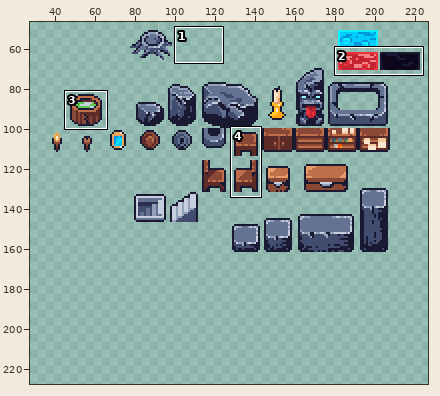
Two versions of one pixel-art file, core/assets/ase/props.ase. Above, an overview of the earlier version with the close-up marked.
Close-up. The starting point:
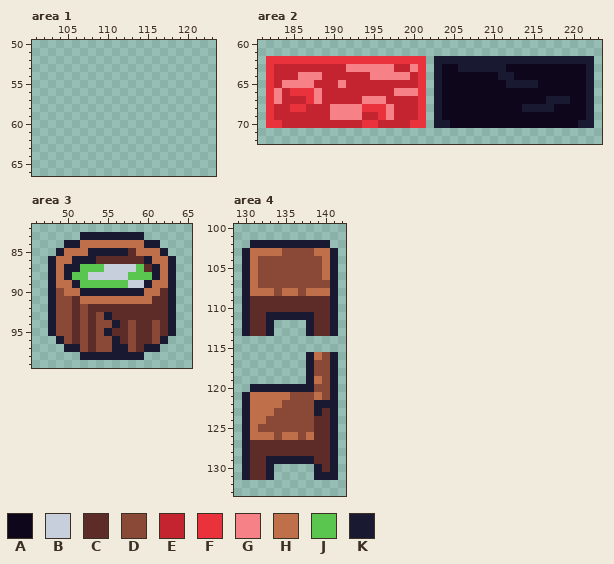
512x512 pixels, 1 frame. Shown: area 1: x 101..123, y 50..66; area 2: x 181..223, y 60..72; area 3: x 46..65, y 82..99; area 4: x 129..142, y 100..133. The old version is drawn lined up with the new one, on the new canvas. The wide view leaves out empty margins. The commit also changed other parts of the picture, which this record leaves out.
Palette (. is transparent): A #0e071b  B #c7cfdd  C #5d2c28  D #8a4836  E #c42430  F #ea323c  G #f68187  H #bf6f4a  J #5ac54f  K #1a1932
Pixels before, area 2, first column x 182:
62 FFFFFFFFFFFFFFFFFFFF.KKKKKKKKKKKKKKKKKKKK
63 FEEEEEEEEEGGGGGGEEGF.KAAKKKKKKAAAAAAAAAAK
64 FEEEGGGEEEEEEGGGGGEF.KAAAAAAAKKAAAAAAAAAK
65 FEGGGGEEEGEEEEEEEEEF.KAAAAAAAAKKKKAAAAAAK
66 FGEFFFGEEEEEEEEEGGGF.KAAAAAAAAAAAAAAAAAAK
67 FGEEEFGEEEEEGGGEEEEF.KAAAAAAAAAAAAAKKKAAK
68 FEEFFEEEGGGGFFFGEEEF.KAAAAAAAAAAKKKKAAAAK
69 FEEEEEEEGGGGEEFGEEEF.KAAAAAAAAAAAAAAAAAAK
70 FFEEEEEEEEEEFFEEEEFF.KKAAAAAAAAAAAAAAAAKK
Pixels before, area 3, first column x 48:
83 ....KKKKKKKK....
84 ..KKHHHHHHHHKK..
85 .KHHHKKKKKCHHHK.
86 KHHKKKCCCCCCKHHK
87 KHKKJJJBBBBJCKHK
88 KHKJJBBBBBJJJKHK
89 KHHKJJJJJJBBKHHK
90 KDHHKKKKKKKKHHCK
91 KDDCHHHHHHHHHCCK
92 KDDCDCCCCCCCCCCK
93 KDDCDCDKCCCCCCCK
94 KDDCDCDDKCDCCDCK
95 KDDCDCDKCCDCCDCK
96 .KDCDCDDKCDCCDK.
97 ..KKDCDDKKDCKK..
98 ....KKKKKKKK....
Pixels before, area 4, first column x 130:
102 .KKKKKKKKKK.
103 KHHHHDDDDHHK
104 KHDDDDDDDDHK
105 KHDDDDDDDDHK
106 KHDDDDDDDDHK
107 KHDDDDDDDDDK
108 KHHHDHHDHHHK
109 KCCCCCCCCCCK
110 KCCCCCCCCCCK
111 KCCKKKKKKCCK
112 KCCK....KCCK
113 KCCK....KCCK
114 ............
115 ............
116 ........KHDK
117 ........KDDK
118 ........KDDK
119 ........KHDK
120 .KKKKKKKKDDK
121 KHHHHHDDDHDK
122 KHHHHDDDDKKK
123 KHHHDDDDDKCK
124 KHHDDDDDDCCK
125 KHDDDDDDDCCK
126 KHHHDHHDHCCK
127 KCCCCCCCCCCK
128 KCCCCCCCCCCK
129 KCCKKKKKKCCK
130 KCCK.....KCK
131 KCCK.....KKK
Once edited:
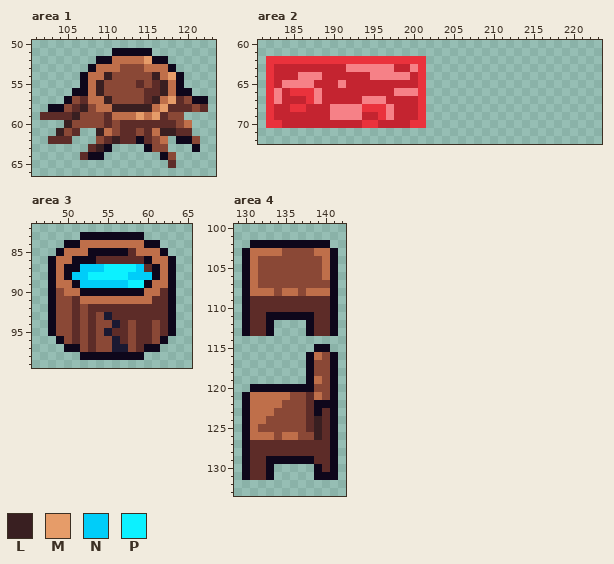
Colours new in this view: L #391f21  M #e69c69  N #00cdf9  P #0cf1ff
From old to new:
canvas 512x512 -> 256x256, the old top-left corner now at -288,-44 (the part of the old canvas that was cut away was empty and is not shown)
Changed rows in their new state; - is an unchanged pixel.
Area 1:
first column x 102:
51 ---------AAAAA-------
52 -------AAHHHHMAA-----
53 ------AHHHDDDHHHA----
54 -----AHHLDDDDDLHMA---
55 -----AHLDDDDCDCLHA---
56 ----AAHLDDDDDCCLHAA--
57 ---ADCHHLDDDDCLHMCDAA
58 -AADCLDHHLLLLLHMCCCDC
59 CCCCLDDDCHHHMHMCDD---
60 ---LDDDDCDCCCCCCCDH--
61 --LDC--LHDCCDCHLLCC--
62 -CCC---DCLCCACDH-AAD-
63 ------CLA----ADD---A-
64 -----CAA-------AD----
65 ----------------C----
Area 2:
first column x 203:
62 ....................
63 ....................
64 ....................
65 ....................
66 ....................
67 ....................
68 ....................
69 ....................
70 ....................
Area 3:
first column x 48:
 83 ----AAAAAAAA----
 84 --AA--------AA--
 85 -A---AAAAA----A-
 86 A--AAA------A--A
 87 A-AANNNPPPPN-A-A
 88 A-ANNPPPPPNNNA-A
 89 A--ANNNNNNPPA--A
 90 A---AAAAAAAA---A
 91 A--------------A
 92 A--------------A
 93 A--------------A
 94 A--------------A
 95 A--------------A
 96 -A------------A-
 97 --AA--------AA--
 98 ----AAAAAAAA----
Area 4:
first column x 130:
102 -AAAAAAAAAA-
103 A----------A
104 A----------A
105 A----------A
106 A----------A
107 A----------A
108 A----------A
109 A----------A
110 A----------A
111 A--AAAAAA--A
112 A--A----A--A
113 A--A----A--A
115 ---------AA-
116 --------A--A
117 --------A--A
118 --------A--A
119 --------A--A
120 -AAAAAAAA--A
121 A-------C--A
122 A-------CAAA
123 A-------CA-A
124 A-------CL-A
125 A-------CL-A
126 A-------DL-A
127 A----------A
128 A----------A
129 A--AAAAAA--A
130 A--A-----A-A
131 A--A-----AAA
Boxes around the changes in both close-ups, in picture pixels (x1, y1, x2, y2):
added: (40, 48, 208, 168)
erased: (434, 56, 594, 128)
changed: (48, 232, 176, 360)
changed: (242, 240, 338, 480)
